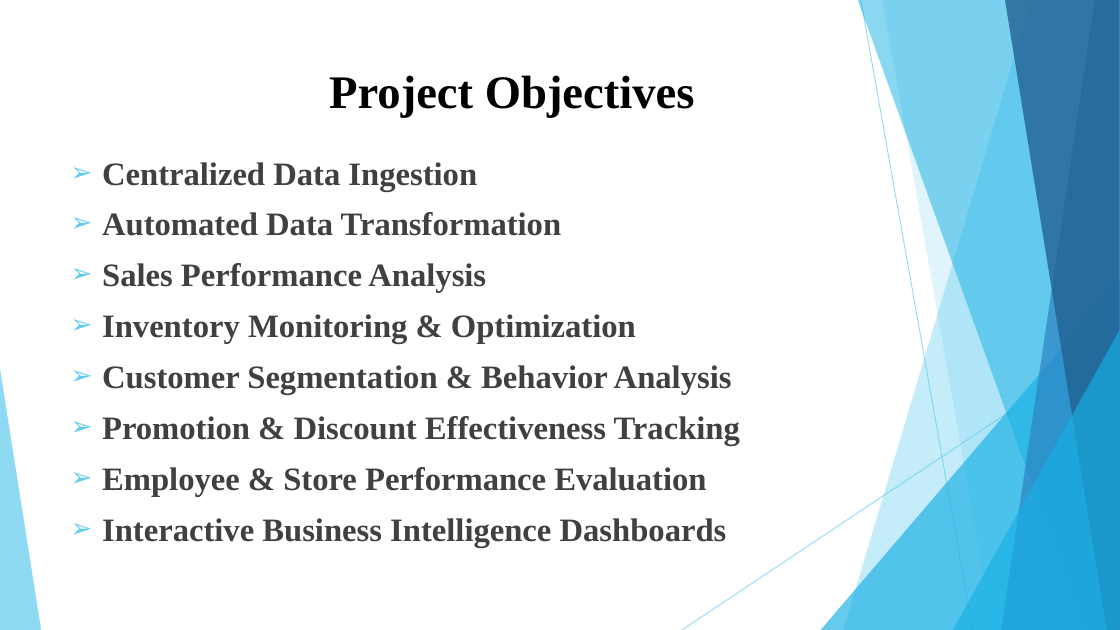
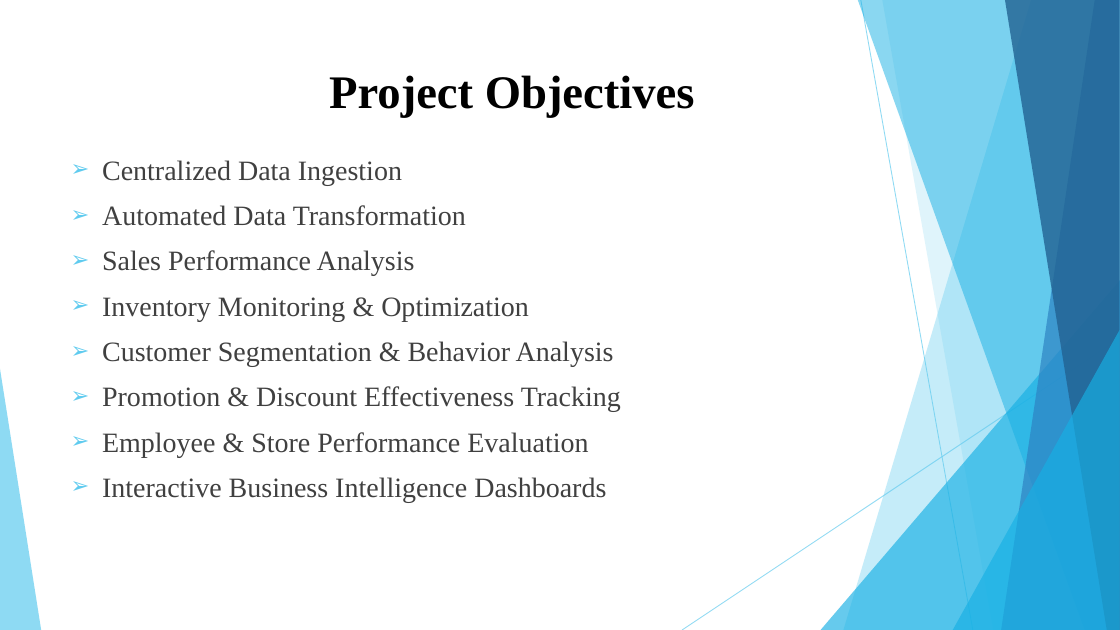
Before and after one commit to HemalaR/Smart-Analytics-For-Fashion-Sales, a slide deck: slide 5 of Smart Retail Analytics for Fashion Sales (1).pptx. Drawn at 1120x630 pixels with LibreOffice and Linux fonts; fonts in the diff are those of the drawing. Boxes give left, top, right and bottom in pixels: in the first picture for what was removed or moved away, otherwise in the second. Text is boxed around its words. In the diff, an @@ line names an element or a change of style, - is before the commit and + after.

```diff
--- a/Smart Retail Analytics for Fashion Sales (1).pptx
+++ b/Smart Retail Analytics for Fashion Sales (1).pptx
@@ text "Centralized Data Ingestion" at [102, 160, 621, 502]: size 28 to 24 pt, bold off @@
```
Also in this commit, not shown: 6 other slides changed, 20 slides added, 3 slides removed, 21 other files.
